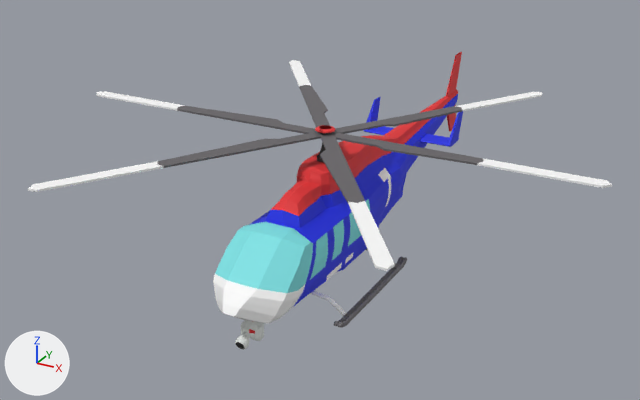
An edit to the glTF model helicopter.glb, drawn before and after from the same camera.
One viewpoint serves both versions: a 50 mm lens placed at (9.72, -17.86, 11.02), pointed at (-0.59, 0.87, 1.66). The lights are fixed; the arrows at lower left show +X, +Y and +Z. The first picture is the older version. Where no turn or scale is listed for an object, it has been applied to the vertices. Vertices at exactly the same position are counted once.

In view in the first picture: 'Plane.002', 'propeller', 'window'.
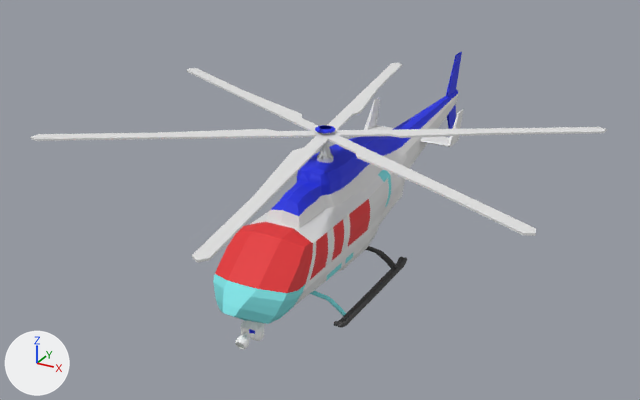
Boxes (x1, y1, x2, y2) around the edits, measured in the pictures (640 x 400 px):
'propeller', recoloured, turned (dark grey to white)
    before: (28, 60, 612, 271)
    after: (31, 63, 607, 263)
'window', recoloured (cyan to red)
    both: (215, 199, 370, 293)
part 1 of me_propeller, recoloured
    before: (28, 60, 612, 271)
    after: (31, 63, 607, 263)
part 2 of me_propeller, recoloured (dark grey to white)
    before: (157, 85, 483, 203)
    after: (149, 87, 494, 201)
part 3 of me_plane, recoloured
    both: (334, 249, 407, 327)
part 4 of me_plane, recoloured
    both: (236, 133, 330, 349)
part 5 of me_plane, recoloured
    both: (235, 320, 264, 349)
part 6 of me_plane, recoloured
    both: (213, 170, 391, 324)
part 7 of me_plane, recoloured
    both: (249, 52, 462, 334)
part 8 of me_plane, recoloured
    both: (249, 94, 463, 308)

What changed in the scene script:
```text
Change me_propeller:
    where me_propeller.from_pydata(...)  # 162 vertices, 312 faces; spans x -34.2..35.0, y -1.1..1.0, z -2.1..0.1
    used by ob_propeller; location = (0.05, 0.02, 3.89); rotation_euler = (-0.000235, 0.0, -1.563), in degrees (0, 0, -90); scale = (0.17, 6.82, 0.0239)
    me_propeller part 1: all 96 faces that had it switch from mat_m19 (white #ffffff) to no material
    me_propeller part 2: all 216 faces that had it switch from mat_m1 (dark grey #676568) to no material
Change me_plane:
    where me_plane.from_pydata(...)  # 2337 vertices, 4580 faces; spans x -1.72..1.72, y -4.3..9.51, z -3.15..0.89
    used by ob_plane_002; location = (0.03, -0.06, 3.13)
    me_plane part 3: all 2174 faces that had it switch from mat_m1 (dark grey #676568) to mat_m14 (dark grey #414141)
    me_plane part 4: all 558 faces that had it switch from mat_m14 (dark grey #414141) to mat_m3 (white #e3e7e4)
    me_plane part 5: all 326 faces that had it switch from mat_m3 (white #e3e7e4) to mat_m8 (white #ffffff)
    me_plane part 6: all 312 faces that had it switch from mat_m8 (white #ffffff) to mat_m2 (cyan #7ee4e7)
    me_plane part 7: all 530 faces that had it switch from mat_m7 (red #e73134) to mat_m12 (blue #1c2de7)
    me_plane part 8: all 680 faces that had it switch from mat_m12 (blue #1c2de7) to no material
Change me_window_001:
    where me_window_001.from_pydata(...)  # 106 vertices, 124 faces; spans x -0.99..0.99, y -3.73..0.72, z -1.85..-0.78
    remove me_window_001.materials.append(mat_m2)  # cyan #7ee4e7
    add me_window_001.materials.append(mat_m7)  # red #e73134
Change ob_propeller:
    ob_propeller.rotation_euler: (-0.000235, 0.0, -1.563) -> (-0.000235, 0.0, -2.035)  # degrees (0, 0, -90) -> degrees (0, 0, -117)
```
